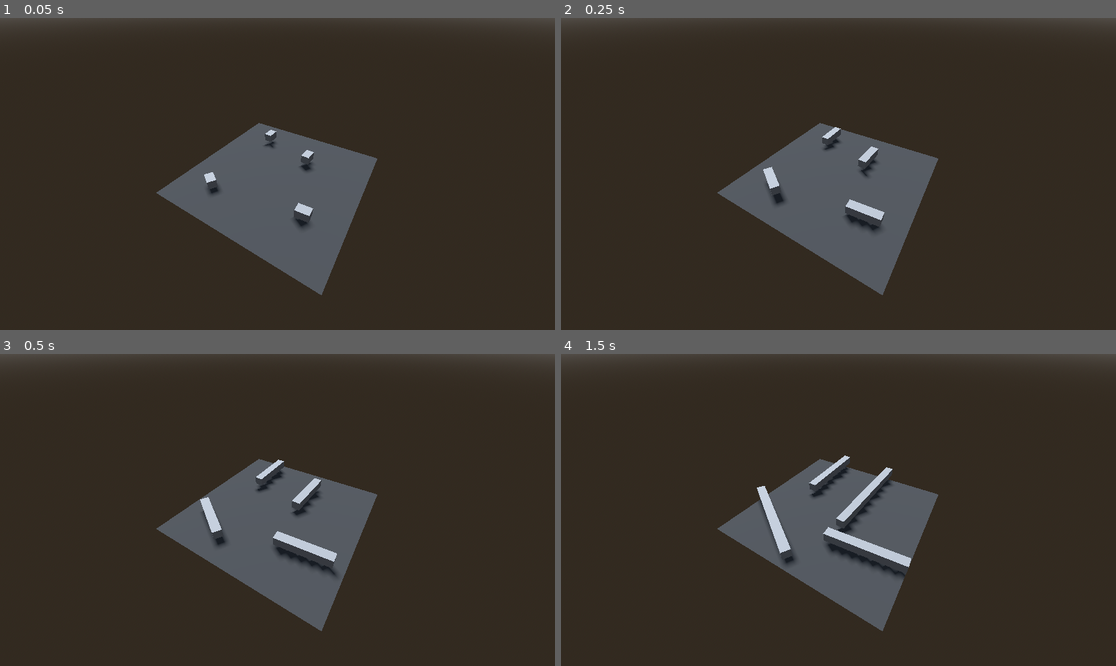
Above: before the commit, frames 1-4 (two rows, left to right).
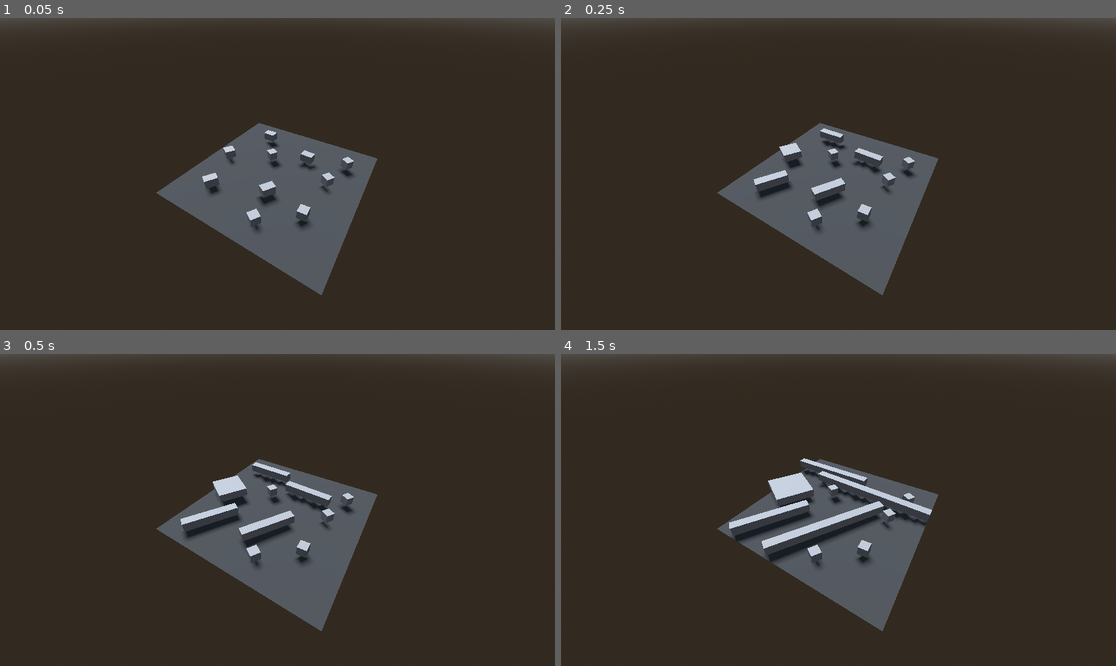
Above: after the commit, the same moments.

Repository: AshCaiH/gmtkjam2024
Game: Godot game, scene res://scenes/game.tscn
The game is run twice, just before and just after one commit, with the same random seed, the same clock (stepped at 60 frames per second) and the same inputs.
Inputs:
- Up to frame 1 (0.05 s): no input
- Up to frame 2 (0.25 s): no input
- Up to frame 3 (0.5 s): no input
- Up to frame 4 (1.5 s): no input

The runs differ from the first frame. In frame 1, 0.8% of the frame differs, in the area x 36-64%, y 35-69%; in frame 2, 2.1%; in frame 3, 3.8%; in frame 4, 5.8%, in the area x 30-67%, y 32-72%.

Commit message:
collision detection

Diff:
--- a/prefabs/sponge.tscn
+++ b/prefabs/sponge.tscn
@@ -6,11 +6,14 @@
 
 [sub_resource type="BoxMesh" id="BoxMesh_raclh"]
 
+[sub_resource type="BoxShape3D" id="BoxShape3D_bkrud"]
+
 [node name="Sponge" type="Node3D"]
 transform = Transform3D(0.1, 0, 0, 0, 0.1, 0, 0, 0, 0.1, 0, 0, 0)
 
 [node name="RigidBody3D" type="RigidBody3D" parent="."]
 gravity_scale = 0.0
+sleeping = true
 can_sleep = false
 freeze = true
 script = ExtResource("1_koycv")
@@ -20,3 +23,10 @@
 
 [node name="MeshInstance3D" type="MeshInstance3D" parent="RigidBody3D"]
 mesh = SubResource("BoxMesh_raclh")
+
+[node name="Area3D" type="Area3D" parent="RigidBody3D"]
+
+[node name="CollisionShape3D" type="CollisionShape3D" parent="RigidBody3D/Area3D"]
+shape = SubResource("BoxShape3D_bkrud")
+
+[connection signal="body_entered" from="RigidBody3D/Area3D" to="RigidBody3D" method="_on_area_3d_body_entered"]
--- a/scenes/game.tscn
+++ b/scenes/game.tscn
@@ -39,6 +39,24 @@
 [node name="Sponge4" parent="Sponges" instance=ExtResource("2_yocik")]
 transform = Transform3D(-0.0521218, 0, -0.0853423, 0, 0.1, 0, 0.0853423, 0, -0.0521218, -0.617396, 0.137367, -0.487077)
 
+[node name="Sponge5" parent="Sponges" instance=ExtResource("2_yocik")]
+transform = Transform3D(-0.0521218, 0, -0.0853423, 0, 0.1, 0, 0.0853423, 0, -0.0521218, 0.158428, 0.137367, -0.178129)
+
+[node name="Sponge6" parent="Sponges" instance=ExtResource("2_yocik")]
+transform = Transform3D(-0.0521218, 0, -0.0853423, 0, 0.1, 0, 0.0853423, 0, -0.0521218, -0.400287, 0.137367, 0.123795)
+
+[node name="Sponge7" parent="Sponges" instance=ExtResource("2_yocik")]
+transform = Transform3D(-0.0521218, 0, -0.0853423, 0, 0.1, 0, 0.0853423, 0, -0.0521218, 0.074659, 0.137367, 0.608193)
+
+[node name="Sponge8" parent="Sponges" instance=ExtResource("2_yocik")]
+transform = Transform3D(-0.0521218, 0, -0.0853423, 0, 0.1, 0, 0.0853423, 0, -0.0521218, -0.0920543, 0.137366, -0.68125)
+
+[node name="Sponge9" parent="Sponges" instance=ExtResource("2_yocik")]
+transform = Transform3D(-0.0521218, 0, -0.0853423, 0, 0.1, 0, 0.0853423, 0, -0.0521218, -0.773263, 0.137366, 0.220769)
+
+[node name="Sponge10" parent="Sponges" instance=ExtResource("2_yocik")]
+transform = Transform3D(-0.0521218, 0, -0.0853423, 0, 0.1, 0, 0.0853423, 0, -0.0521218, 0.4817, 0.137366, 0.704193)
+
 [node name="Camera3D" type="Camera3D" parent="."]
 transform = Transform3D(0.524698, 0.55735, -0.64347, 0, 0.755877, 0.654714, 0.851288, -0.343527, 0.396607, -1.63993, 1.66858, 1.01078)
 
--- a/scripts/Sponge.gd
+++ b/scripts/Sponge.gd
@@ -1,22 +1,35 @@
-extends Node3D
+extends RigidBody3D
 
-var growSpeed = 10;
+var growSpeed = 10.0;
 var satisfied = false;
+var oldscale = scale;
+var scaleX = true;
+var scaleZ = true;
 @onready var mesh = $MeshInstance3D.mesh
 
 func _ready():
-
-    # print($MeshInstance3D.mesh.get_aabb())
-
     for i in range(8):
         var endpoints = mesh.get_aabb().get_endpoint(i)
         print(to_global(endpoints))
 
-func _process(delta):
+    contact_monitor = true;
+    max_contacts_reported = 2;
+
+    scaleX = randi() % 2;
+    scaleZ = randi() % 2;
+
+    add_to_group("sponges");
+
+func _physics_process(delta: float) -> void:
     if !satisfied:
-        # var oldScale = scale.x;
+        oldscale = scale;
 
-        scale.x += growSpeed * delta;
+        if scaleX and scaleZ:
+            scale += Vector3(growSpeed / 2, 0, growSpeed / 2) * delta;
+        elif scaleX:
+            scale.x += growSpeed  * delta;
+        elif scaleZ:
+            scale.z += growSpeed  * delta;
 
         for i in range(8):
             var endpoints = to_global(mesh.get_aabb().get_endpoint(i))
@@ -24,16 +37,10 @@
                 or endpoints.z < -1 or endpoints.z > 1:
                 satisfied = true;
 
-        # var positionX = (mesh.get_aabb() * global_transform).position.x
-        # var positionY = (mesh.get_aabb() * global_transform).position.y
+        print(get_contact_count());
 
-        # for i in range(8):
-        #     var endpoints = mesh.aabb.get_endpoint(i)
-        #     print(endpoints)
-
-        # print(positionX);
-
-        # if positionX < -1 or positionX > 1:
-        #     satisfied = true;
-        # elif positionY < -1 or positionY > 1:
-        #     satisfied = true;
+func _on_area_3d_body_entered(body: Node3D) -> void:
+    if !satisfied:
+        if self == body: return;
+        scale = oldscale;
+        satisfied = true;
Not shown: 1 places in prefabs/sponge.tscn that only renumber resources
